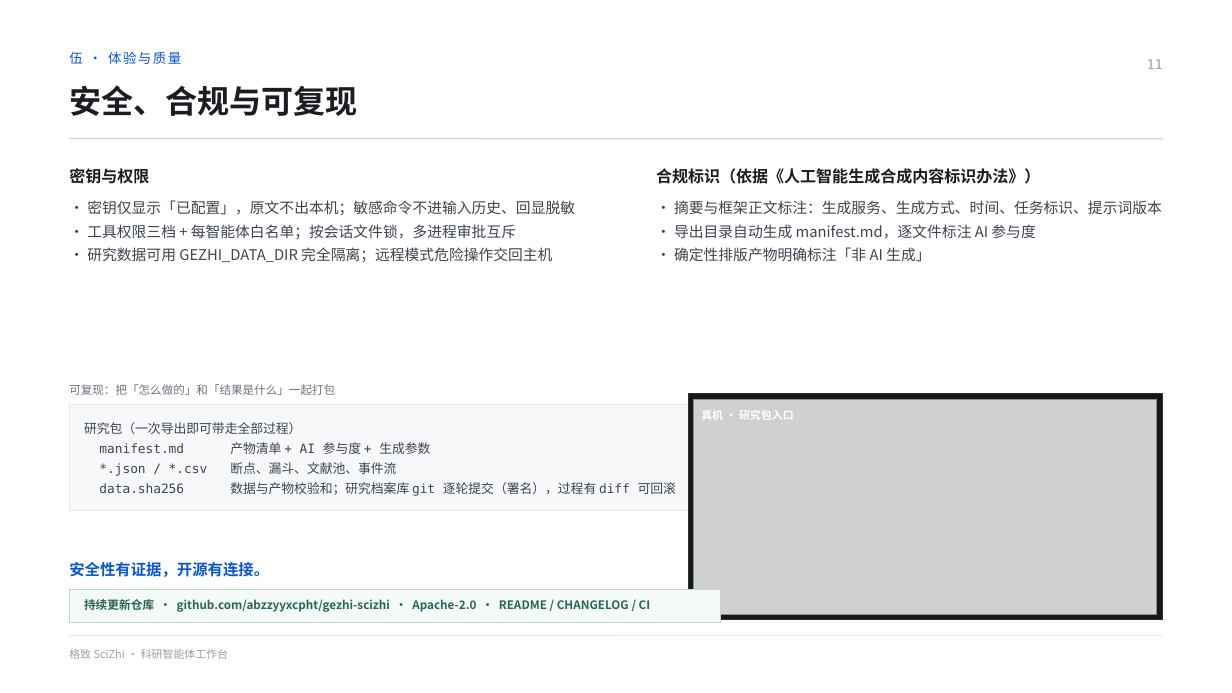
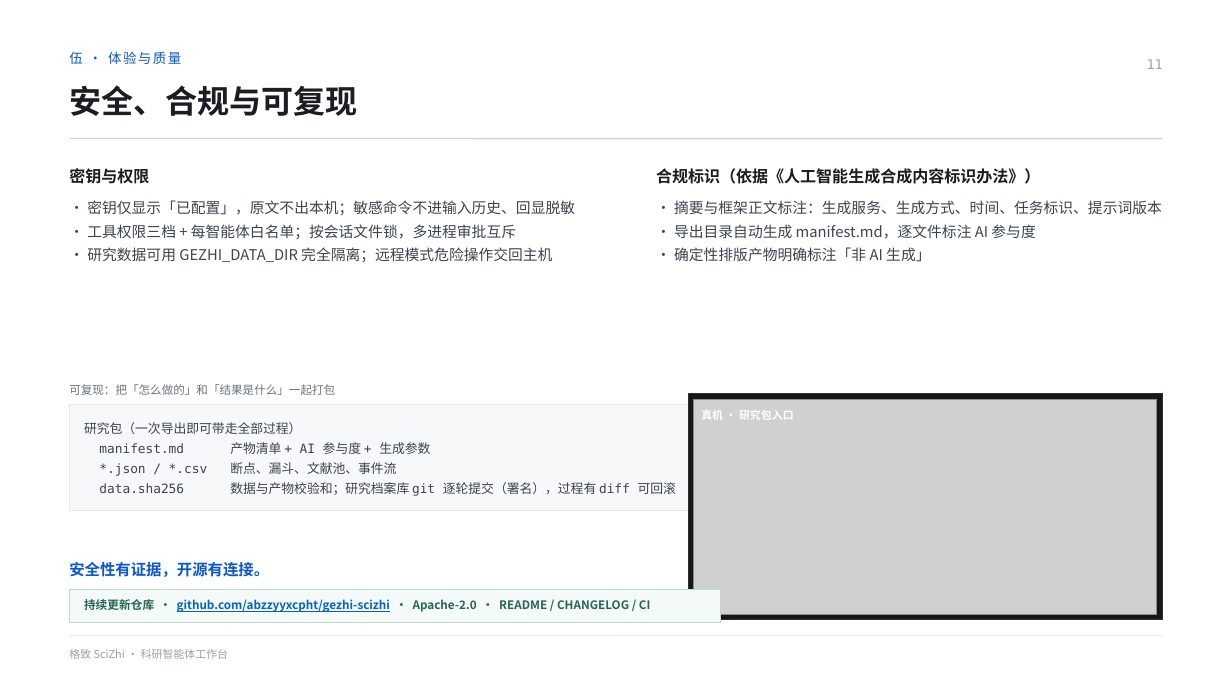
Before and after one commit to abzzyyxcpht/gezhi-scizhi, a slide deck: slide 11 of docs/roadshow/格致SciZhi-路演-15页-优化版.pptx. Drawn at 1232x693 pixels with LibreOffice and Linux fonts; fonts in the diff are those of the drawing; grey boxes stand for pictures. Boxes give left, top, right and bottom in pixels: in the first picture for what was removed or moved away, otherwise in the second. Text is boxed around its words. In the diff, an @@ line names an element or a change of style, - is before the commit and + after.

```diff
--- a/docs/roadshow/格致SciZhi-路演-15页-优化版.pptx
+++ b/docs/roadshow/格致SciZhi-路演-15页-优化版.pptx
@@ text "持续更新仓库 · github.com/abzzyyxcpht/gezhi-scizhi · Apache-2.0 ..." at (84, 599, 651, 612): text colour #286557 to #0563C1, underline on in "github.com/abzzyyxcpht/gezhi-scizhi" @@
```
Also in this commit, not shown: 3 other files.
